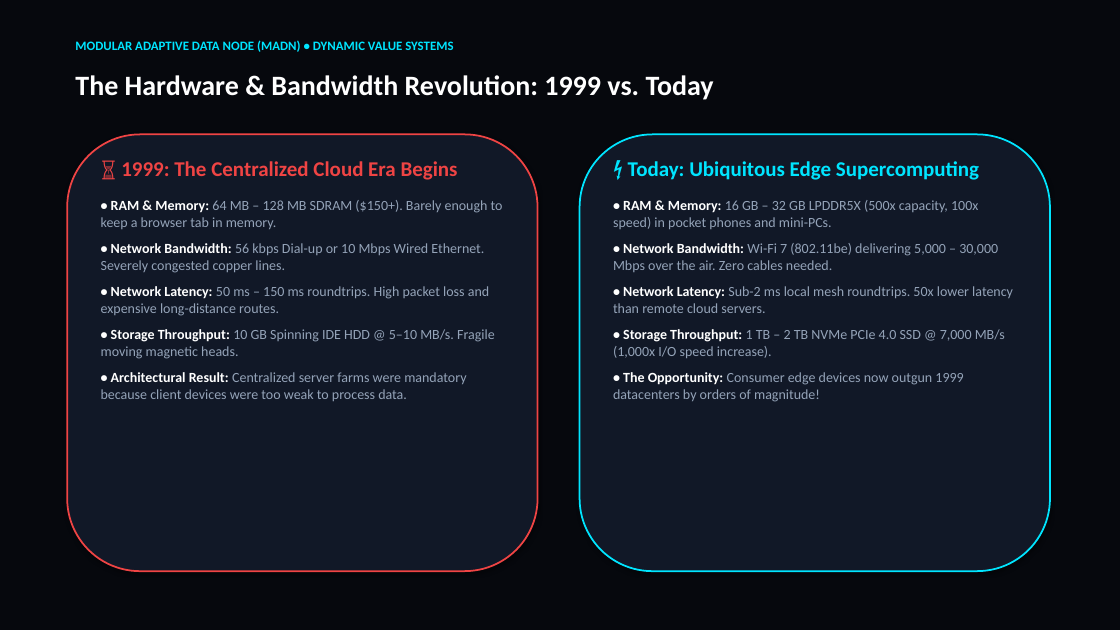
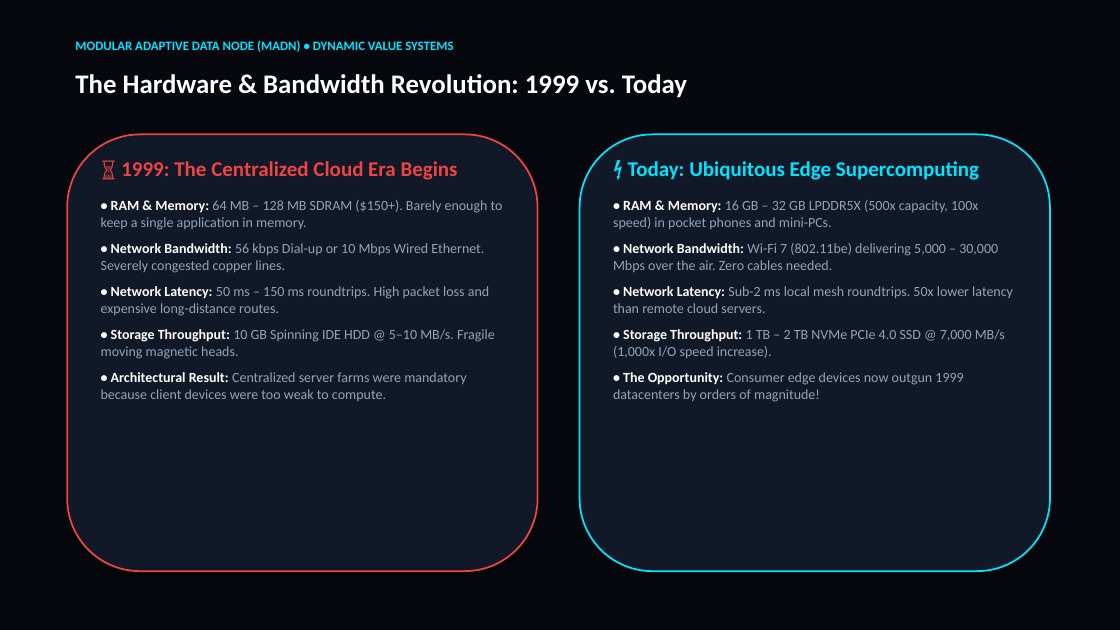
Before and after one commit to pmd742omni/2026-02-15-Sun-2055-Modular-Adaptive-Data-Node--MAD---Node--for-Dynamic-Value-Systems, a slide deck: slide 2 of 01_Documentation_and_Thesis/MADN_Dynamic_Value_Systems_Presentation.pptx. Drawn at 1120x630 pixels with LibreOffice and Linux fonts; fonts in the diff are those of the drawing. Boxes give left, top, right and bottom in pixels: in the first picture for what was removed or moved away, otherwise in the second. Text is boxed around its words. In the diff, an @@ line names an element or a change of style, - is before the commit and + after.

```diff
--- a/01_Documentation_and_Thesis/MADN_Dynamic_Value_Systems_Presentation.pptx
+++ b/01_Documentation_and_Thesis/MADN_Dynamic_Value_Systems_Presentation.pptx
@@ text "The Hardware & Bandwidth Revolution: ..." at [75, 74, 687, 98]: size 24 to 23 pt @@
@@ text at [101, 200, 503, 230]: text changed @@
-• RAM & Memory: 64 MB – 128 MB SDRAM ($150+). Barely enough to keep a browser tab in memory.
+• RAM & Memory: 64 MB – 128 MB SDRAM ($150+). Barely enough to keep a single application in memory.
@@ text at [101, 372, 466, 401]: text changed @@
-• Architectural Result: Centralized server farms were mandatory because client devices were too weak to process data.
+• Architectural Result: Centralized server farms were mandatory because client devices were too weak to compute.
```
Also in this commit, not shown: 7 other slides changed, 3 slides added, 1 slide removed, 1 other file.
